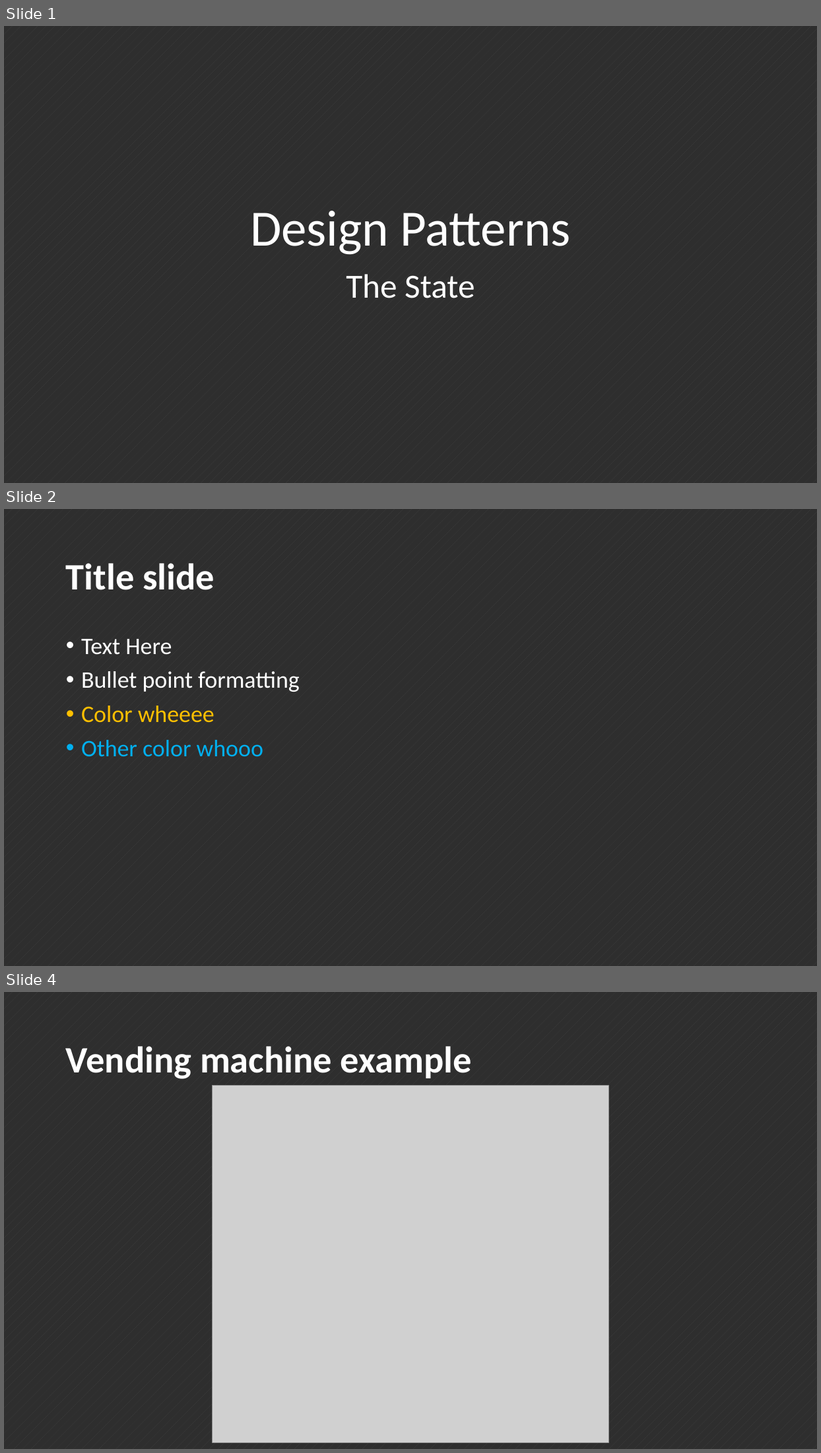
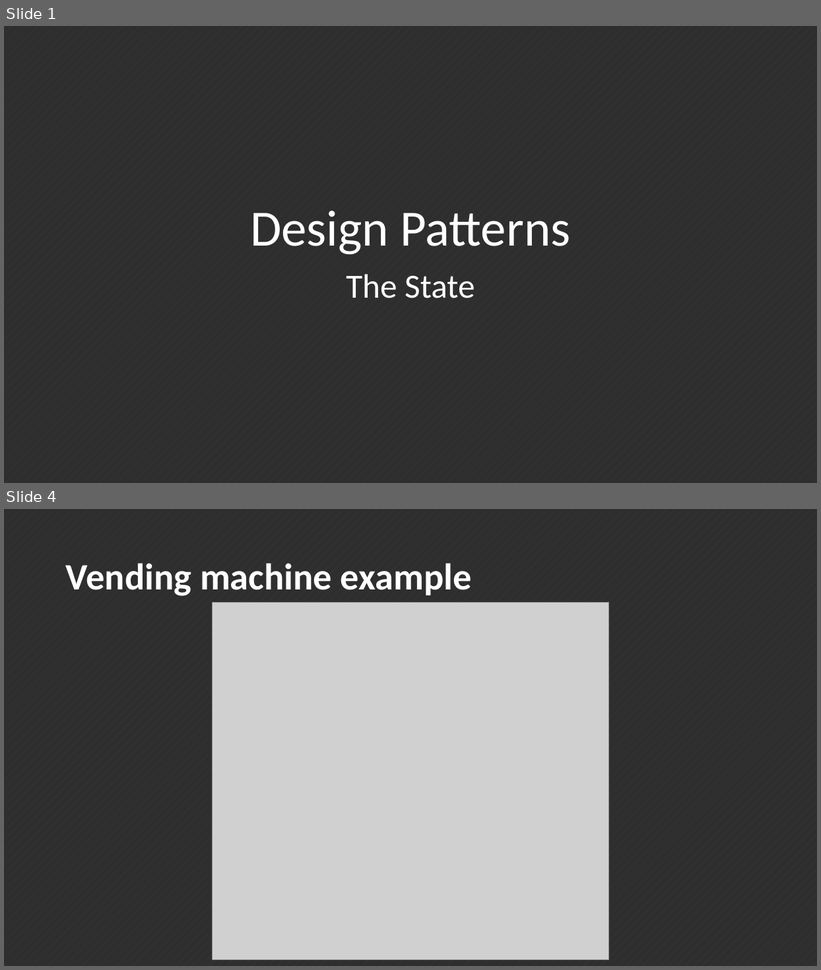
Before and after one commit to ahorguelin/thanks_microsoft, a slide deck: Design Patterns.pptx. Shown one above the other, each under a label of ours: slides 1, 2 and 4 before the commit, slides 1 and 4 after it; the slides between them are not shown. The pictures are 821x1453 and 821x970 pixels, drawn with LibreOffice and Linux fonts; fonts in the diff are those of the drawing; grey boxes stand for pictures. Boxes give left, top, right and bottom in pixels: in the first picture for what was removed or moved away, otherwise in the second. Text is boxed around its words. In the diff, an @@ line names an element or a change of style, - is before the commit and + after.

```diff
--- a/Design Patterns.pptx
+++ b/Design Patterns.pptx
@@ slide 2 removed at box(4, 509, 817, 966), background pattern #404040 on #2E2E2E @@
@@ title removed at box(66, 563, 215, 590) @@
-Title slide
@@ text removed at box(81, 639, 300, 757) @@
-• Text Here
-• Bullet point formatting
-• Color wheeee
-• Other color whooo
```
Also in this commit, not shown: 6 slides changed, 1 slide added.
